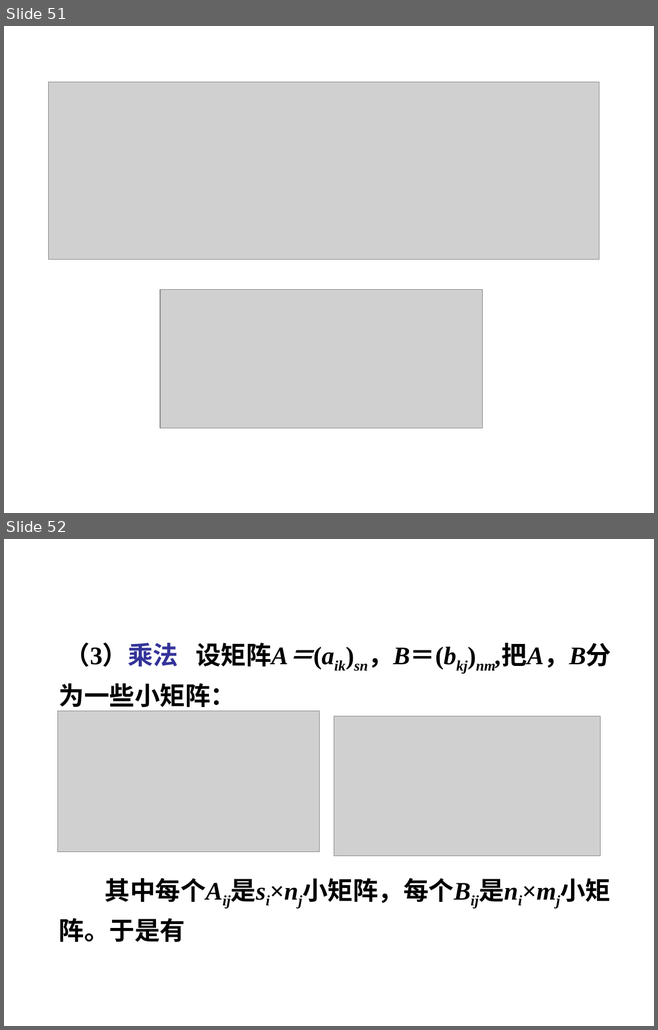
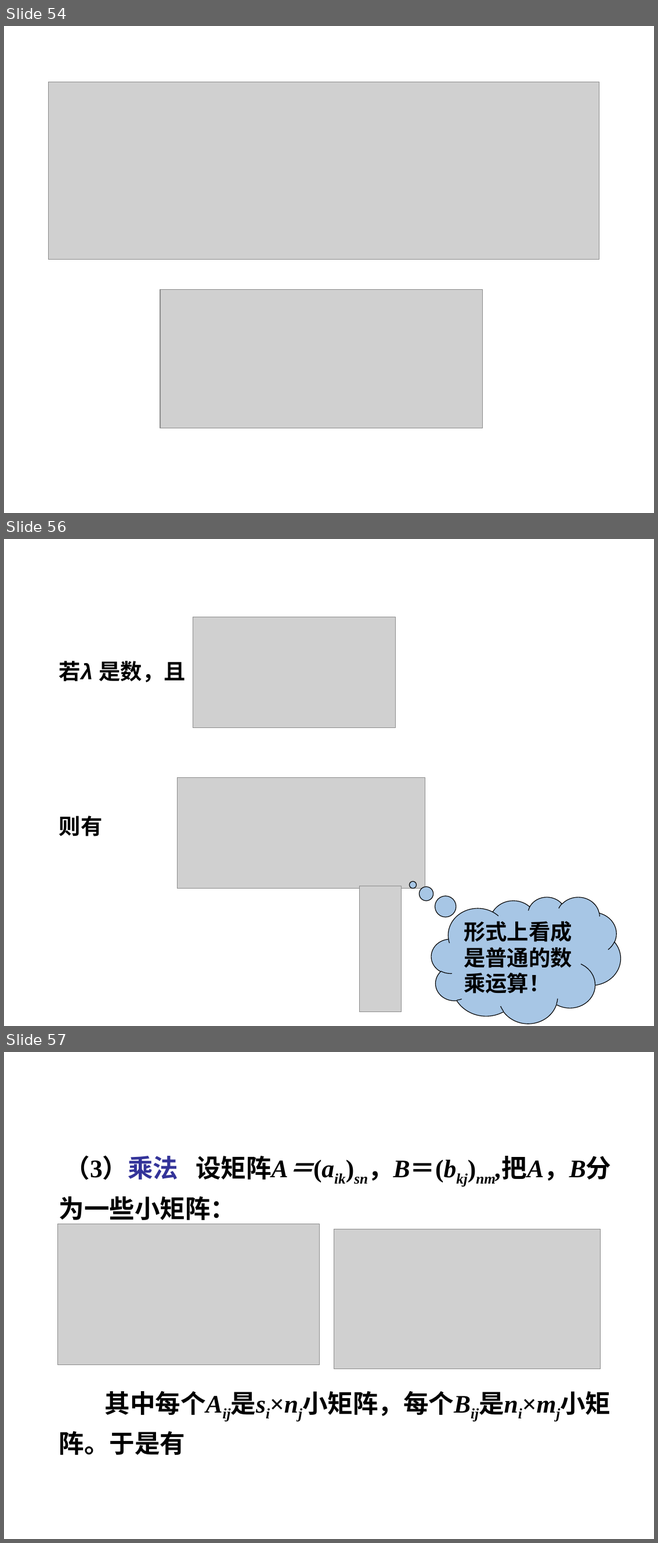
Before and after one commit to zhangbiaomath/zhangbiaomath.github.io, a slide deck: teaching/gaodai/ch4/高等代数第4章-矩阵.pptx. Shown one above the other, each under a label of ours: slides 51 and 52 before the commit, slides 54, 56 and 57 after it; the slides between them are not shown. The pictures are 658x1030 and 658x1543 pixels, drawn with LibreOffice and Linux fonts; fonts in the diff are those of the drawing; grey boxes stand for pictures. Boxes give left, top, right and bottom in pixels: in the first picture for what was removed or moved away, otherwise in the second. Text is boxed around its words. In the diff, an @@ line names an element or a change of style, - is before the commit and + after.

```diff
--- a/teaching/gaodai/ch4/高等代数第4章-矩阵.pptx
+++ b/teaching/gaodai/ch4/高等代数第4章-矩阵.pptx
@@ slide 56 added at <box>4,539,654,1026</box>, background #FFFFFF @@
@@ picture added at <box>193,617,395,728</box> @@
@@ text added at <box>59,661,185,682</box>, 24 pt, text #000000, bold @@
+若λ 是数，且
@@ picture added at <box>177,777,425,889</box> @@
@@ text added at <box>59,816,103,837</box>, 24 pt, text #000000, bold @@
+则有
@@ picture added at <box>360,886,401,1012</box> @@
@@ thought cloud added at <box>431,897,620,1024</box>, fill #A7C6E5, outline #000000 0.75 pt, 24 pt, text #000000, bold @@
+形式上看成是普通的数乘运算！
@@ what was slide 51 is now slide 54 @@
@@ what was slide 52 is now slide 57 @@
```
Also in this commit, not shown: 4 slides changed, 5 other slides added, 1 slide removed, 9 other files.
